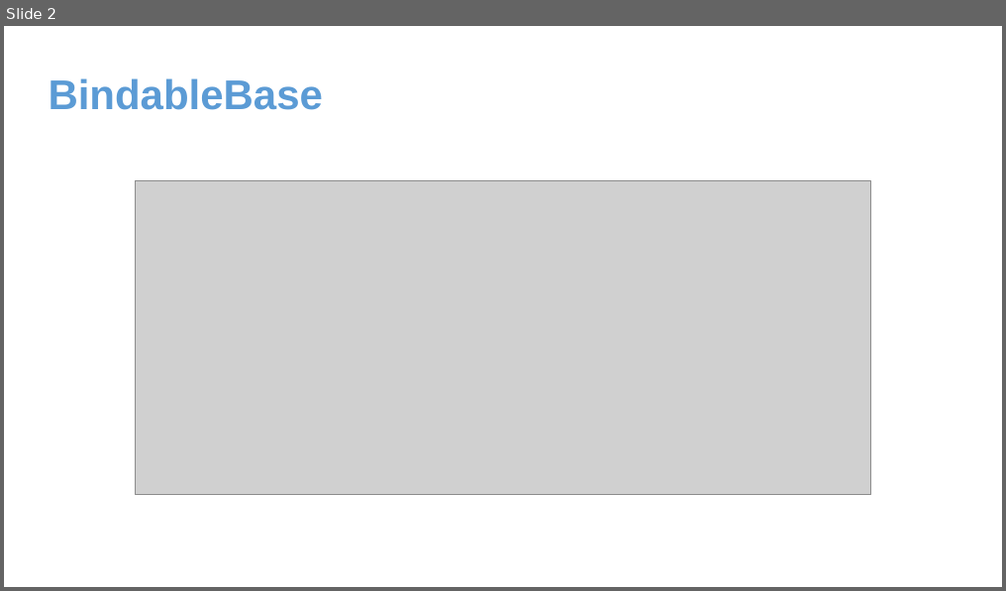
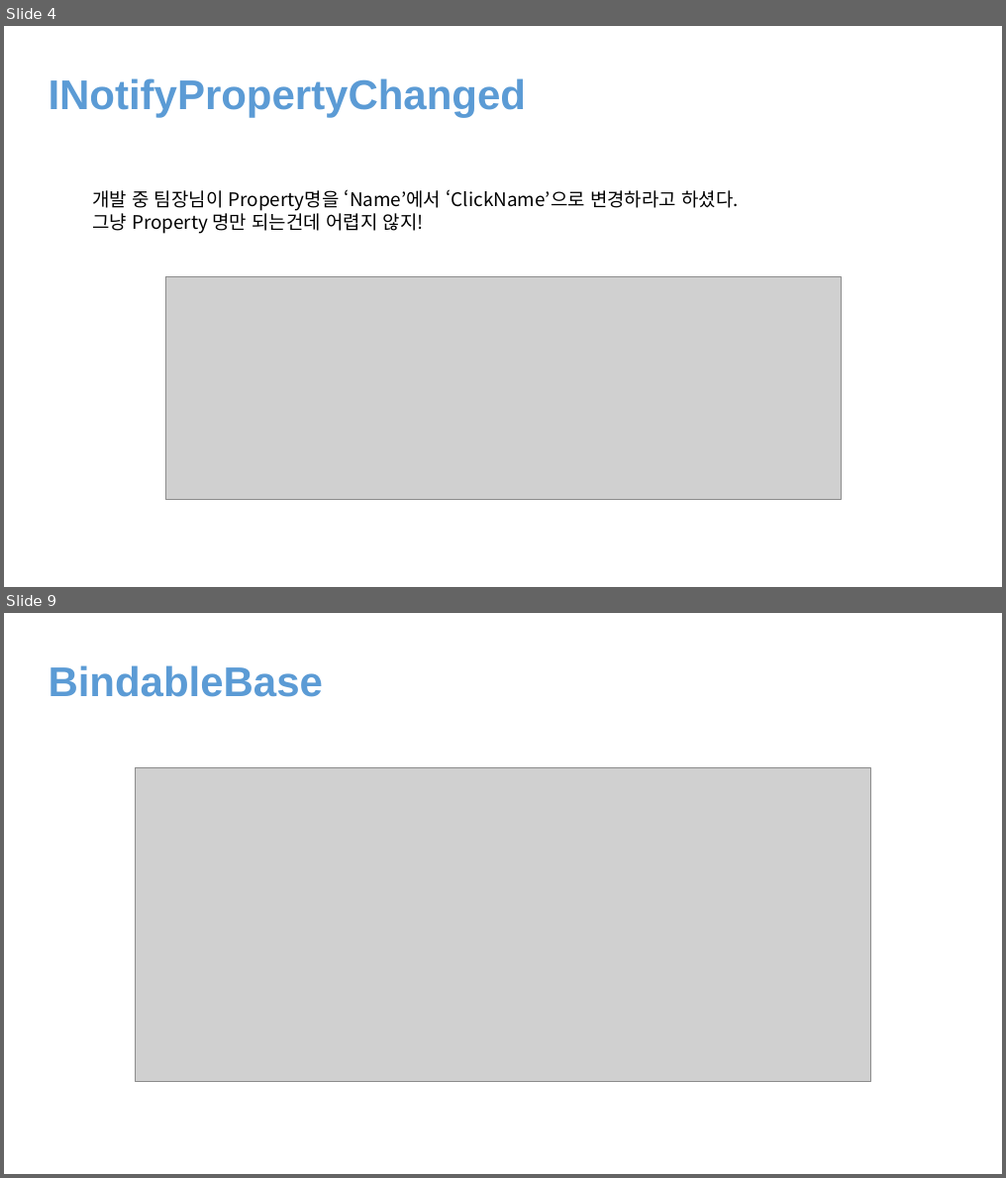
Before and after one commit to juniair/Summary-PPT, a slide deck: Prism.pptx. Shown one above the other, each under a label of ours: slide 2 before the commit, slides 4 and 9 after it; the slides between them are not shown. The pictures are 1006x591 and 1006x1178 pixels, drawn with LibreOffice and Linux fonts; fonts in the diff are those of the drawing; grey boxes stand for pictures. Boxes give left, top, right and bottom in pixels: in the first picture for what was removed or moved away, otherwise in the second. Text is boxed around its words. In the diff, an @@ line names an element or a change of style, - is before the commit and + after.

```diff
--- a/Prism.pptx
+++ b/Prism.pptx
@@ slide 4 added at bbox=[4, 26, 1002, 587], background #FFFFFF @@
@@ text added at bbox=[49, 78, 526, 117], 40 pt, text #5B9BD5, bold @@
+INotifyPropertyChanged
@@ text added at bbox=[92, 189, 738, 234], 18 pt, text #000000 @@
+개발 중 팀장님이 Property명을 ‘Name’에서 ‘ClickName’으로 변경하라고 하셨다.
+그냥 Property 명만 되는건데 어렵지 않지!
@@ picture added at bbox=[165, 276, 841, 500] @@
@@ what was slide 2 is now slide 9 @@
```
Also in this commit, not shown: 7 other slides added, 1 slide removed, 5 other files.
